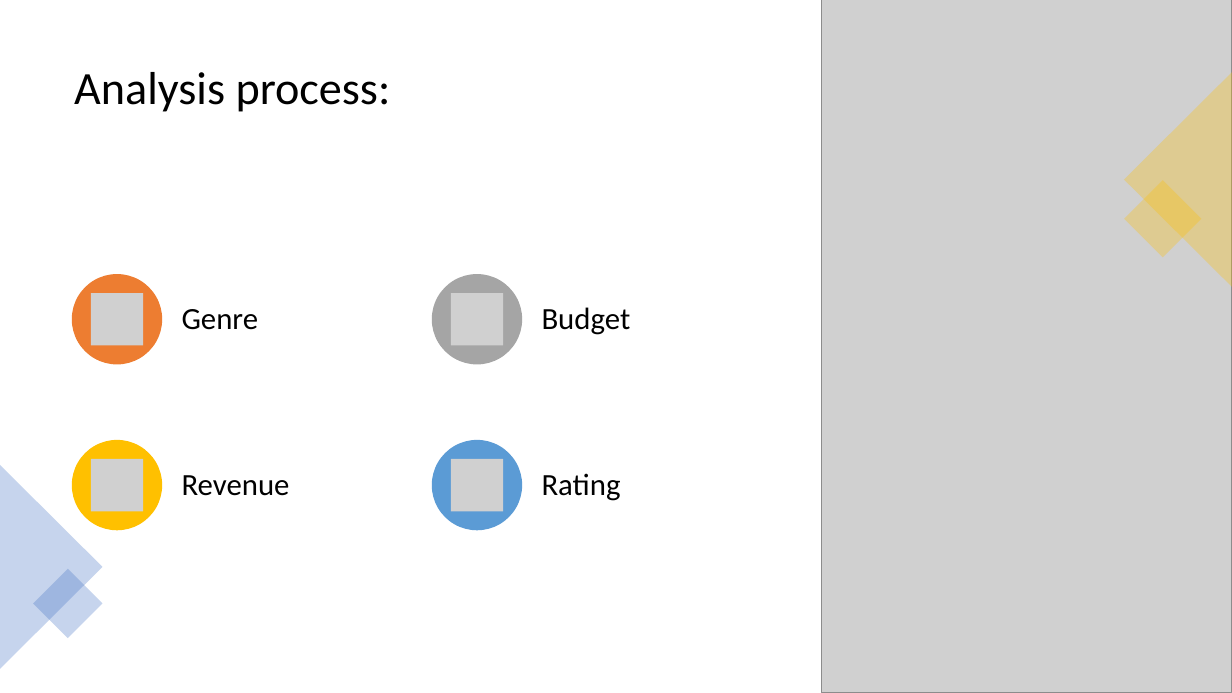
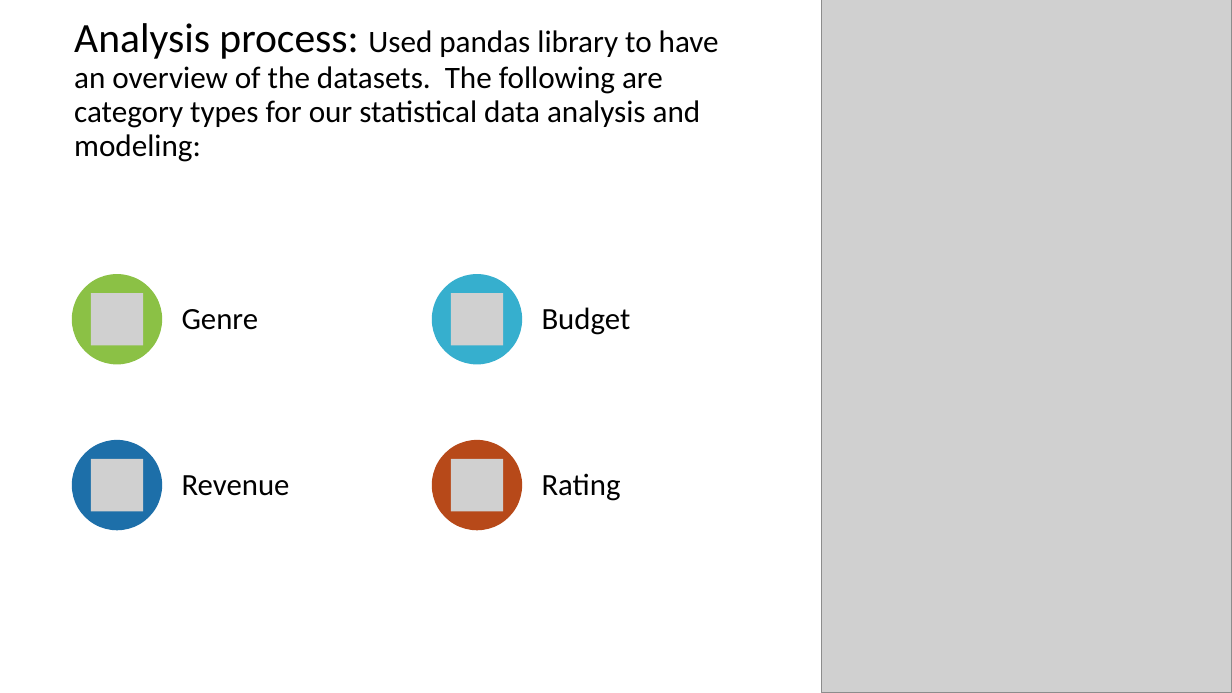
Before and after one commit to Shahidmumtaz/IMDB_Movie_Analysis-Project, a slide deck: slide 7 of IMDB Analysis PP.pptx (slide 5 before the commit). Drawn at 1232x693 pixels with LibreOffice and Linux fonts; fonts in the diff are those of the drawing; grey boxes stand for pictures. Boxes give left, top, right and bottom in pixels: in the first picture for what was removed or moved away, otherwise in the second. Text is boxed around its words. In the diff, an @@ line names an element or a change of style, - is before the commit and + after.

```diff
--- a/IMDB Analysis PP.pptx
+++ b/IMDB Analysis PP.pptx
@@ title at <box>74,23,719,162</box>: text changed; size 36 to 24.3 pt @@
-Analysis process:
+Analysis process: Used pandas library to have an overview of the datasets. The following are category types for our statistical data analysis and modeling:
@@ triangle removed at <box>1125,72,1232,287</box> @@
@@ rectangle removed at <box>1125,180,1202,257</box> @@
@@ ellipse at <box>72,274,163,365</box>: fill #ED7D31 to #8BC145 @@
@@ ellipse at <box>432,274,522,365</box>: fill #A5A5A5 to #36AFCE @@
@@ ellipse at <box>72,440,163,531</box>: fill #FFC000 to #1D6FA9 @@
@@ ellipse at <box>432,440,522,531</box>: fill #5B9BD5 to #B74919 @@
@@ triangle removed at <box>0,465,103,669</box> @@
@@ rectangle removed at <box>33,568,103,638</box> @@
```
Also in this commit, not shown: 10 slides added, 4 slides removed.
